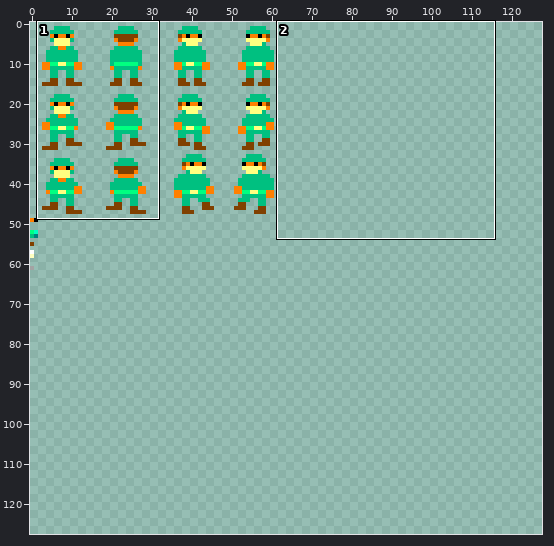
One commit to this sprite sheet: bin/data/spritesheet.png. The first picture is a wide view before the edit; the outline marks the close-up.
Close-up. As it was:
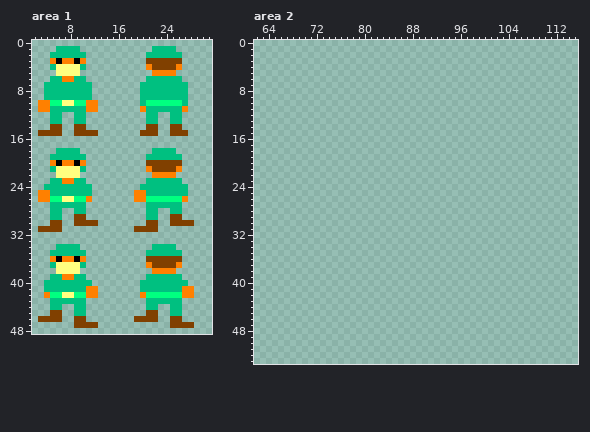
The file is 128x128 pixels. Pixels under 10% opacity are left out. Colours within 5 levels of each other are drawn and written as one. Shown: area 1: x 2..31, y 0..48; area 2: x 62..115, y 0..53. The commit also changed other parts of the picture, which this record leaves out.
After the commit:
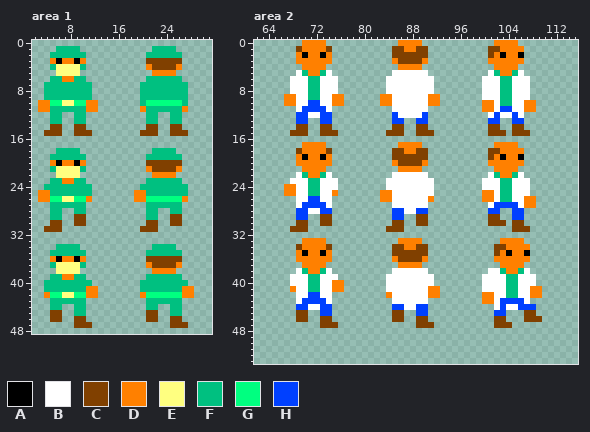
Palette (. is transparent): A #000000  B #ffffff  C #804000  D #ff8000  E #ffff80  F #00c080  G #00ff80  H #0040ff
Changes in this commit:
Changed rows in their new state; - is an unchanged pixel.
Area 1:
first column x 3:
15 .--------.
first column x 3:
30 --------..--------------..
31 .---------------.---------
first column x 3:
46 ..--------------..--------
47 ---------.---------------.
Area 2:
first column x 67:
 0 ---DDDD------------DDDD------------DDDD----
 1 --CDDDDC----------CCDDCC----------CCDDDD---
 2 --DADDAD----------CCCCCC----------CDADDA---
 3 --DDDDDD----------DCCCCD----------DDDDDD---
 4 ---DDDD------------DDDD------------DDDD----
 5 --BFDDFB----------BBBBBB----------BFDDFB---
 6 -BBBFFBBB--------BBBBBBBB--------BBBFFBBB--
 7 -BBBFFBBB--------BBBBBBBB--------BBBFFBBB--
 8 -BBBFFBBB--------BBBBBBBB--------BBBFFBBB--
 9 DDBBFFBBDD------DDBBBBBBDD-------BBBFFBBB--
10 DDBBHHBBDD------DDBBBBBBDD-------DDBFFBBDD-
11 --BHHHHB----------BBBBBB---------DDBHHBBDD-
12 --HHBBHH----------HBBBBH----------BHBBHB---
13 --HH--HH----------HH--HH----------HH--HH---
14 --CC--CC----------CC--CC----------CC--CC---
15 -CCC--CCC--------CCC--CCC---------CCC-CCC--
17 ---DDDD------------DDDD------------DDDD----
18 --CDDDDC----------CCDDCC----------CCDDDD---
19 --DADDAD----------CCCCCC----------CDADDA---
20 --DDDDDD----------DCCCCD----------DDDDDD---
21 ---DDDD------------DDDD------------DDDD----
22 --BFDDFB----------BBBBBB----------BFDDFB---
23 -BBBFFBBB--------BBBBBBBB--------BBBFFBBB--
24 DDBBFFBBB--------BBBBBBBB--------BBBFFBBB--
25 DDBBFFBBD-------DDBBBBBBB--------DDBFFBBB--
26 --BBHHBB--------DDBBBBBBD--------DDBFFBBDD-
27 --BHHHHB----------BBBBBB----------BHHHHBDD-
28 --HHBBHH----------HHBBHH----------HH--HH---
29 --HH--CC----------HH--CC----------CC--HH---
30 --CC--CC----------CC--CC----------CCC-CC---
31 -CCC-------------CCC------------------CCC--
33 ---DDDD------------DDDD-------------DDDD---
34 --CDDDDC----------CCDDCC-----------CCDDDD--
35 --DADDAD----------CCCCCC-----------CDADDA--
36 --DDDDDD----------DCCCCD-----------DDDDDD--
37 ---DDDD------------DDDD-------------DDDD---
38 --BFDDFB----------BBBBBB----------BBFDDFB--
39 -BBBFFBBB--------BBBBBBBB--------BBBBFFBBB-
40 -BBBFFBBDD-------BBBBBBBB--------BBBBFFBBB-
41 -DBBFFBBDD-------BBBBBBBDD-------BBBBFFBBDD
42 --BBHHBB---------DBBBBBBDD-------DDBBFFBBDD
43 --BHHHHB----------BBBBBB---------DDBHHHHB--
44 --HHBBHH----------HHBBHH-----------BHBBHHH-
45 --CC--HH----------CC--HH-----------HH---CC-
46 --CC--CC----------CC--CC-----------CC---CCC
47 ------CCC-------------CCC----------CCC-----
